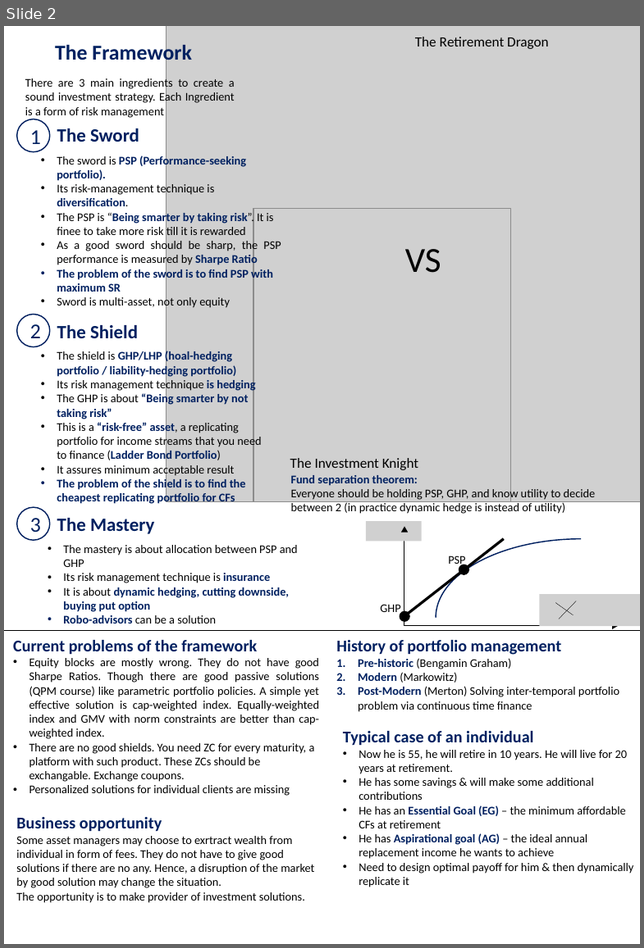
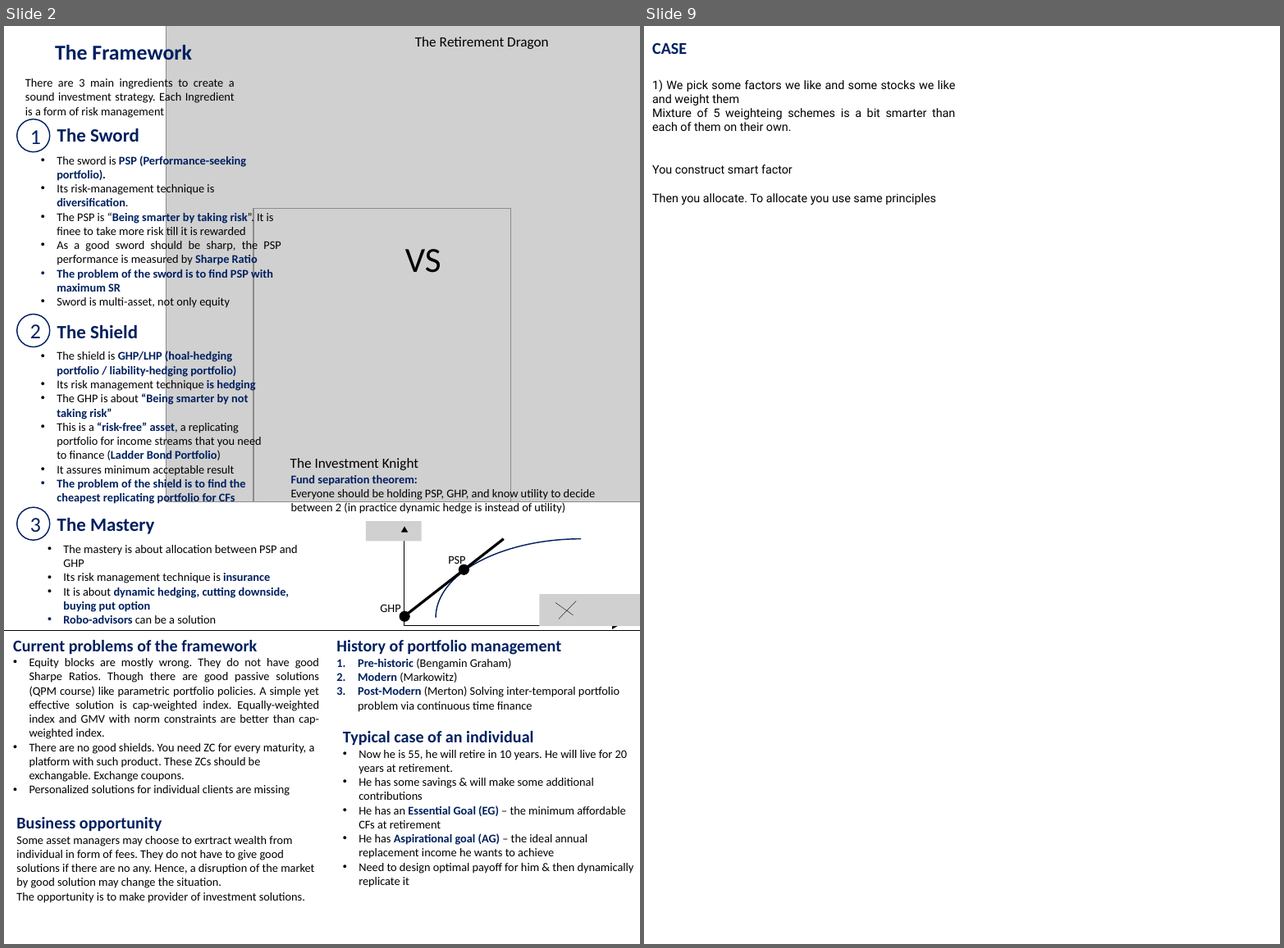
Before and after one commit to aleksandr-mikhailov-edhec/Goal-Based-Investing, a slide deck: Course summary.pptx. Shown side by side, each under a label of ours: slide 2 before the commit, slides 2 and 9 after it; the slides between them are not shown. The pictures are 644x948 and 1284x948 pixels, drawn with LibreOffice and Linux fonts; fonts in the diff are those of the drawing; grey boxes stand for pictures. Boxes give left, top, right and bottom in pixels: in the first picture for what was removed or moved away, otherwise in the second. Text is boxed around its words. In the diff, an @@ line names an element or a change of style, - is before the commit and + after.

```diff
--- a/Course summary.pptx
+++ b/Course summary.pptx
@@ slide 9 added at (644,26,1280,944), background #FFFFFF @@
@@ text added at (652,43,956,205), 10 pt, text #000000 @@
+CASE
+1) We pick some factors we like and some stocks we like and weight them
+Mixture of 5 weighteing schemes is a bit smarter than each of them on their own.
+You construct smart factor
+Then you allocate. To allocate you use same principles
```
Also in this commit, not shown: 4 slides changed, 2 other slides added, 8 other files.
